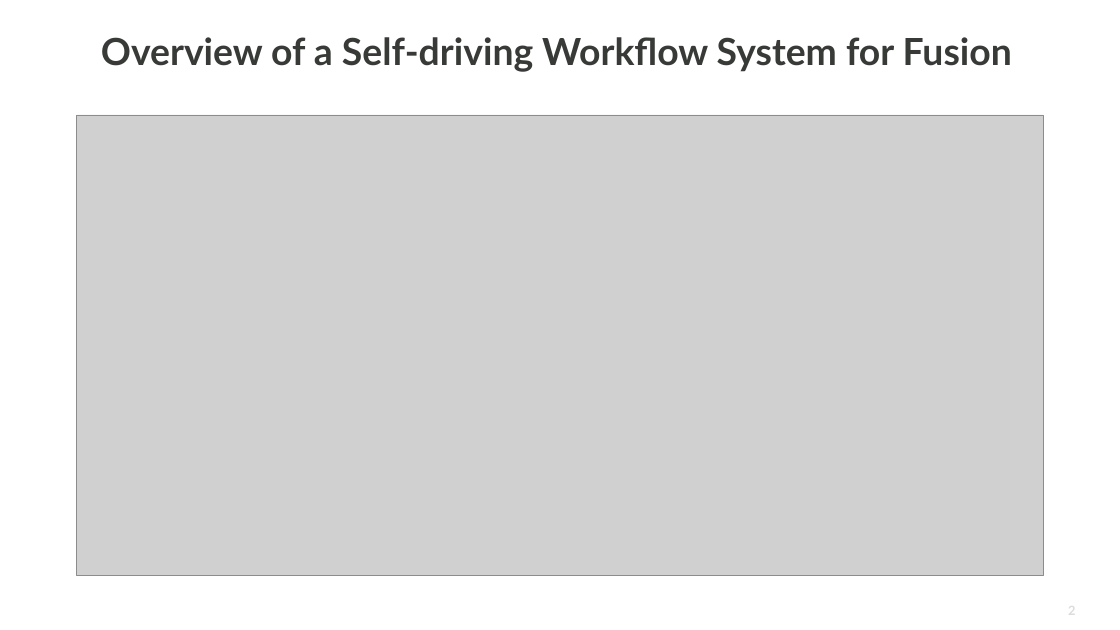
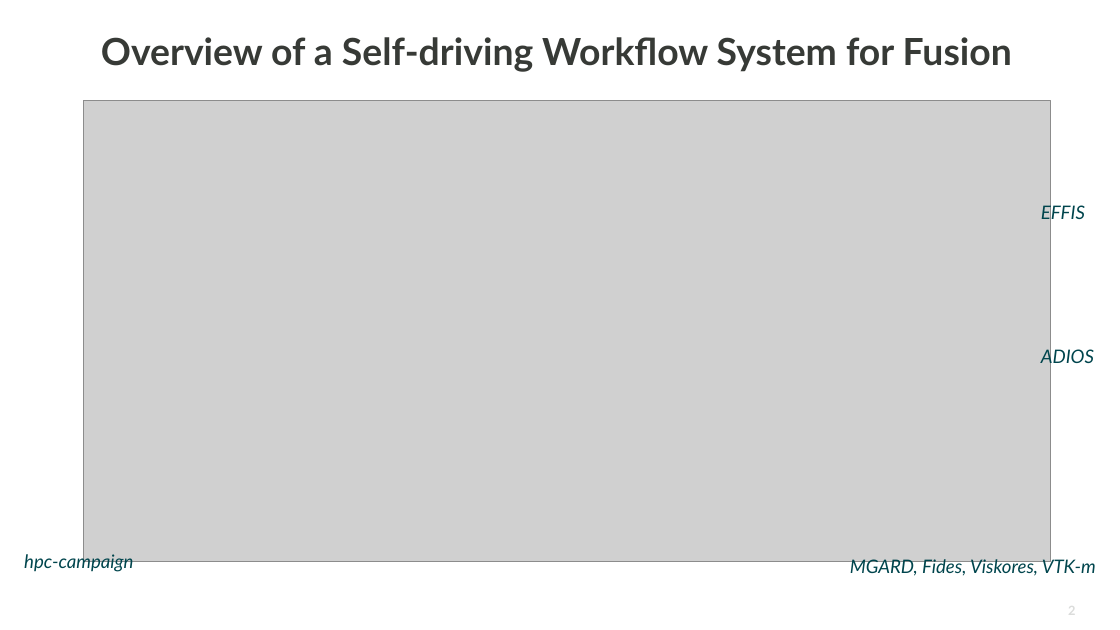
Before and after one commit to works-workshop/works-workshop.github.io, a slide deck: slide 2 of 2026/files/Mehta.pptx. Drawn at 1120x630 pixels with LibreOffice and Linux fonts; fonts in the diff are those of the drawing; grey boxes stand for pictures; background and template pictures are left out. Boxes give left, top, right and bottom in pixels: in the first picture for what was removed or moved away, otherwise in the second. Text is boxed around its words. In the diff, an @@ line names an element or a change of style, - is before the commit and + after.

```diff
--- a/2026/files/Mehta.pptx
+++ b/2026/files/Mehta.pptx
@@ picture: place and size @@
-picture at <box>76,115,1043,576</box>
+picture at <box>83,101,1051,561</box>
@@ text added at <box>1041,203,1085,223</box>, 16 pt, text #00454D, italic @@
+EFFIS
@@ text added at <box>1041,347,1094,367</box>, 16 pt, text #00454D, italic @@
+ADIOS
@@ text added at <box>24,552,133,572</box>, 16 pt, text #00454D, italic @@
+hpc-campaign
@@ text added at <box>850,557,1096,577</box>, 16 pt, text #00454D, italic @@
+MGARD, Fides, Viskores, VTK-m
```
Also in this commit, not shown: 1 other slide changed.
